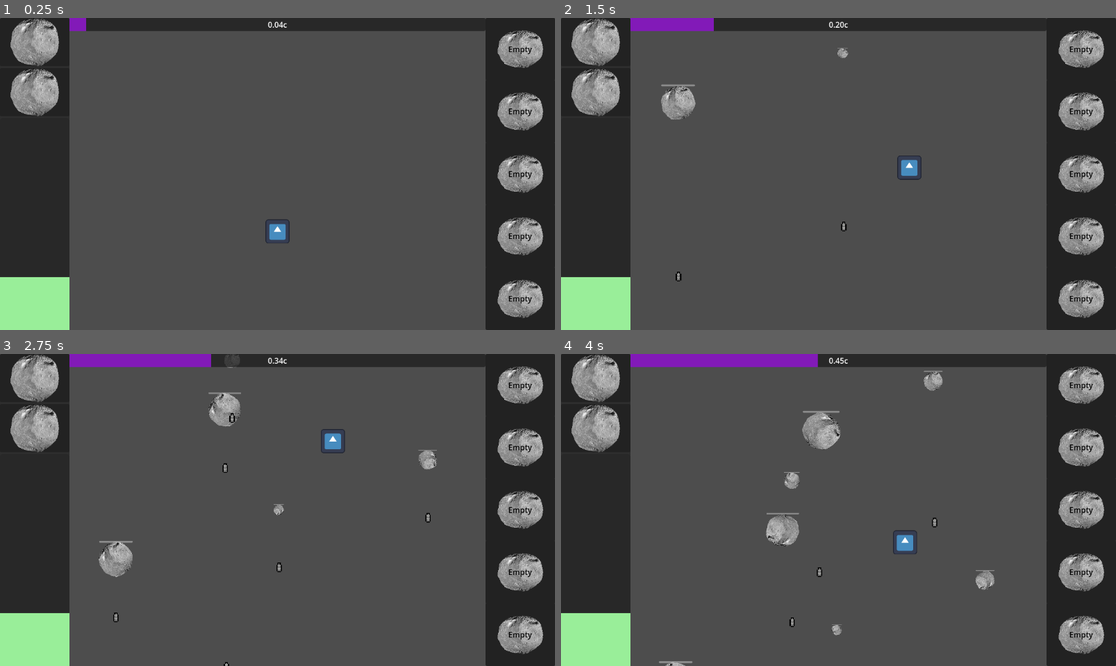
Above: before the commit, frames 1-4 (two rows, left to right).
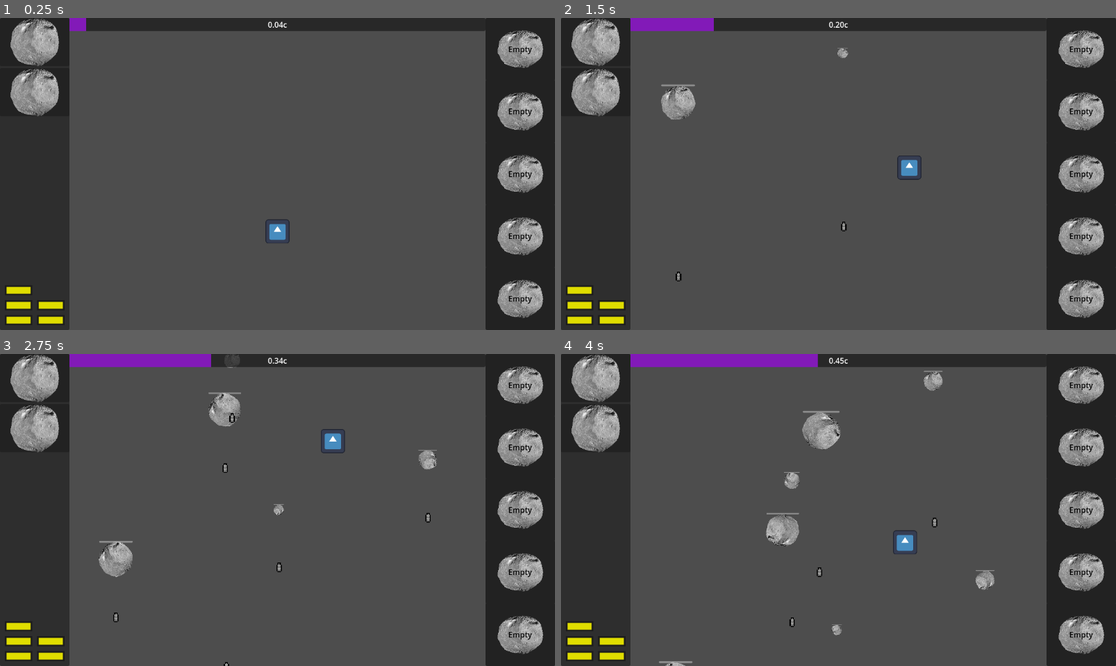
Above: after the commit, the same moments.

Repository: DigitsCodeCompendium/game.MJ198
Game: Godot game, scene res://scenes/game.tscn
Two runs of this game, one before a commit and one after it. Both use one fixed random seed, a clock stepped at 60 frames per second and the inputs below. The engine's default icon, where the game draws it, is replaced by a stand-in: a white triangle on a blue panel in a dark square.
Inputs (mouse positions are in pixels of both pictures, inside the frame that each line leads up to):
- Up to frame 1 (0.25 s): no input
- Up to frame 2 (1.5 s): move the mouse to (960, 158) at 0.52 s; hold ` (discard_module_pending) 0.53-1.28 s; move the mouse to (727, 189) at 1.27 s; tap N (discard_weapon) at 1.35 s
- Up to frame 3 (2.75 s): move the mouse to (333, 441) at 2.02 s; tap A (power_down_module_1) at 2.1 s
- Up to frame 4 (4 s): move the mouse to (810, 572) at 2.77 s; tap S (power_down_module_2) at 2.85 s; move the mouse to (1005, 556) at 3.52 s; tap D (power_down_module_3) at 3.6 s

The runs differ from the first frame. In frame 1, 2.1% of the frame differs, in the area x 0-13%, y 83-100%; in frame 2, 2.1%; in frame 3, 2.1%; in frame 4, 2.1%.

Commit message:
Replace power ui with new pips

Diff:
--- a/scenes/systems/power/power_system.gd
+++ b/scenes/systems/power/power_system.gd
@@ -116,5 +116,5 @@
 # Called every frame. 'delta' is the elapsed time since the previous frame.
 func _process(_delta):
 	if _dirty:
-		UiEventBus.emit_signal("reactor_updated",current_max_power,free_power)
+		UiEventBus.emit_signal("reactor_updated", self)
 		_dirty = false
--- /dev/null
+++ b/scenes/user_interface/reactor_power/reactor_power_grid.gd
@@ -0,0 +1,32 @@
+extends GridContainer
+
+@export var power_pip_scene: PackedScene
+@export var lost_power_texture: Texture2D
+@export var used_power_texture: Texture2D
+@export var free_power_texture: Texture2D
+
+# Called when the node enters the scene tree for the first time.
+func _ready():
+	UiEventBus.connect("reactor_updated", _on_power_changed)
+
+func _on_power_changed(power_system: PowerSystem):
+	for child in get_children():
+		child.queue_free()
+
+	if power_system.current_max_power % 2 == 1: # Grid layout only does top to bottom, so pad it out with an invisible pip
+		var filler: TextureRect = power_pip_scene.instantiate()
+		filler.texture = free_power_texture
+		filler.modulate = Color(1, 1, 1, 0)
+		add_child(filler)
+	for i in range(power_system.current_power_loss):
+		var power_loss_rect: TextureRect = power_pip_scene.instantiate()
+		power_loss_rect.texture = lost_power_texture
+		add_child(power_loss_rect)
+	for i in range(power_system.passive_power_use + power_system.active_power_use):
+		var power_used_rect: TextureRect = power_pip_scene.instantiate()
+		power_used_rect.texture = used_power_texture
+		add_child(power_used_rect)
+	for i in range(power_system.free_power):
+		var power_free_rect: TextureRect = power_pip_scene.instantiate()
+		power_free_rect.texture = free_power_texture
+		add_child(power_free_rect)
--- /dev/null
+++ b/scenes/user_interface/reactor_power/reactor_power_pip.tscn
@@ -0,0 +1,8 @@
+[gd_scene load_steps=2 format=3 uid="uid://b7wdh8x7yiyhu"]
+
+[ext_resource type="Texture2D" uid="uid://pxkgs5d3vj1p" path="res://assets/power_icons/active_power.png" id="1_5y1v5"]
+
+[node name="TextureRect" type="TextureRect"]
+size_flags_horizontal = 3
+texture = ExtResource("1_5y1v5")
+expand_mode = 5
--- a/scenes/user_interface/ui_event_bus.gd
+++ b/scenes/user_interface/ui_event_bus.gd
@@ -1,6 +1,6 @@
 extends Node
 
-signal reactor_updated(max_power:int, free_power:int)
+signal reactor_updated(power_system: PowerSystem)
 signal module_updated(slot:int, module:BaseModule)
 signal module_pending_added(module: BaseModule)
 signal module_pending_applied(slot: int, module: BaseModule)
--- a/scenes/user_interface/user_interface.gd
+++ b/scenes/user_interface/user_interface.gd
@@ -2,7 +2,6 @@
 
 @onready var weapon_icon = get_node("%Weapon")
 @onready var engine_icon = get_node("%Engine")
-@onready var free_power_bar = get_node("%ReactorPower")
 
 @onready var speed_label = get_node("%SpeedLabel")
 @onready var speed_bar = get_node("%SpeedProgressBar")
@@ -17,8 +16,6 @@
 
 # Called when the node enters the scene tree for the first time.
 func _ready() -> void:
-	UiEventBus.connect("reactor_updated",_on_power_changed)
-
 	UiEventBus.connect("current_speed",_on_speed_update)
 
 	UiEventBus.connect("module_pending_added",_on_module_added)
@@ -38,9 +35,6 @@
 
 	if not pending_wep_eng_timer.is_stopped():
 		pending_wep_eng_bar.value = pending_wep_eng_timer.get_time_left()
-
-func _on_power_changed(curent_max_power:int,free_power:int):
-	free_power_bar.value = free_power
 
 func _on_speed_update(speed_str:String):
 	speed_label.text = speed_str
--- a/scenes/user_interface/user_interface.tscn
+++ b/scenes/user_interface/user_interface.tscn
@@ -1,13 +1,15 @@
-[gd_scene load_steps=9 format=3 uid="uid://bw2b7f2rjeelw"]
+[gd_scene load_steps=13 format=3 uid="uid://bw2b7f2rjeelw"]
 
 [ext_resource type="Script" uid="uid://c7jscs4fk2o1y" path="res://scenes/user_interface/user_interface.gd" id="1_jbsfc"]
 [ext_resource type="PackedScene" uid="uid://berc3u26dbt5n" path="res://scenes/user_interface/wep_eng_module.tscn" id="1_l2bgj"]
-[ext_resource type="PackedScene" uid="uid://dbb5ocp6biqt" path="res://scenes/user_interface/module.tscn" id="2_l2bgj"]
+[ext_resource type="PackedScene" uid="uid://b54uo5otbvimt" path="res://scenes/user_interface/module.tscn" id="2_l2bgj"]
 [ext_resource type="Script" uid="uid://dwvnnvbrxba58" path="res://scenes/user_interface/modules.gd" id="2_y1h3b"]
+[ext_resource type="Script" uid="uid://dimvenxw1wkw3" path="res://scenes/user_interface/reactor_power/reactor_power_grid.gd" id="3_6xuti"]
+[ext_resource type="Texture2D" uid="uid://pxkgs5d3vj1p" path="res://assets/power_icons/active_power.png" id="3_pvt6f"]
+[ext_resource type="PackedScene" uid="uid://b7wdh8x7yiyhu" path="res://scenes/user_interface/reactor_power/reactor_power_pip.tscn" id="4_flq3v"]
+[ext_resource type="Texture2D" uid="uid://7rbgkhea3qms" path="res://assets/power_icons/reserved_power.png" id="5_axgoa"]
 [ext_resource type="Texture2D" uid="uid://btjssuc8r2qjo" path="res://assets/asteroid.png" id="5_f1hci"]
-
-[sub_resource type="StyleBoxFlat" id="StyleBoxFlat_iywne"]
-bg_color = Color(0.6, 0.93333334, 0.6, 1)
+[ext_resource type="Texture2D" uid="uid://bdxfwbwlnlf2j" path="res://assets/power_icons/empty_power.png" id="6_tfswy"]
 
 [sub_resource type="StyleBoxFlat" id="StyleBoxFlat_2dtu1"]
 bg_color = Color(0.5086386, 0.10218536, 0.72161824, 1)
@@ -50,17 +52,26 @@
 [node name="Container" type="MarginContainer" parent="LeftPanel/VBoxContainer"]
 layout_mode = 2
 size_flags_vertical = 3
-
-[node name="ReactorPower" type="ProgressBar" parent="LeftPanel/VBoxContainer/Container"]
-unique_name_in_owner = true
-layout_mode = 2
-size_flags_vertical = 3
-theme_override_styles/fill = SubResource("StyleBoxFlat_iywne")
-max_value = 20.0
-step = 1.0
-value = 10.0
-fill_mode = 3
-show_percentage = false
+theme_override_constants/margin_left = 10
+theme_override_constants/margin_top = 10
+theme_override_constants/margin_right = 10
+theme_override_constants/margin_bottom = 10
+
+[node name="VBoxContainer" type="VBoxContainer" parent="LeftPanel/VBoxContainer/Container"]
+layout_mode = 2
+alignment = 2
+
+[node name="ReactorPowerGrid" type="GridContainer" parent="LeftPanel/VBoxContainer/Container/VBoxContainer"]
+layout_direction = 3
+layout_mode = 2
+theme_override_constants/h_separation = 10
+theme_override_constants/v_separation = 10
+columns = 2
+script = ExtResource("3_6xuti")
+power_pip_scene = ExtResource("4_flq3v")
+lost_power_texture = ExtResource("5_axgoa")
+used_power_texture = ExtResource("6_tfswy")
+free_power_texture = ExtResource("3_pvt6f")
 
 [node name="RightPanel" type="PanelContainer" parent="."]
 layout_mode = 1
Not shown, added: scenes/user_interface/reactor_power/reactor_power_grid.gd.uid
